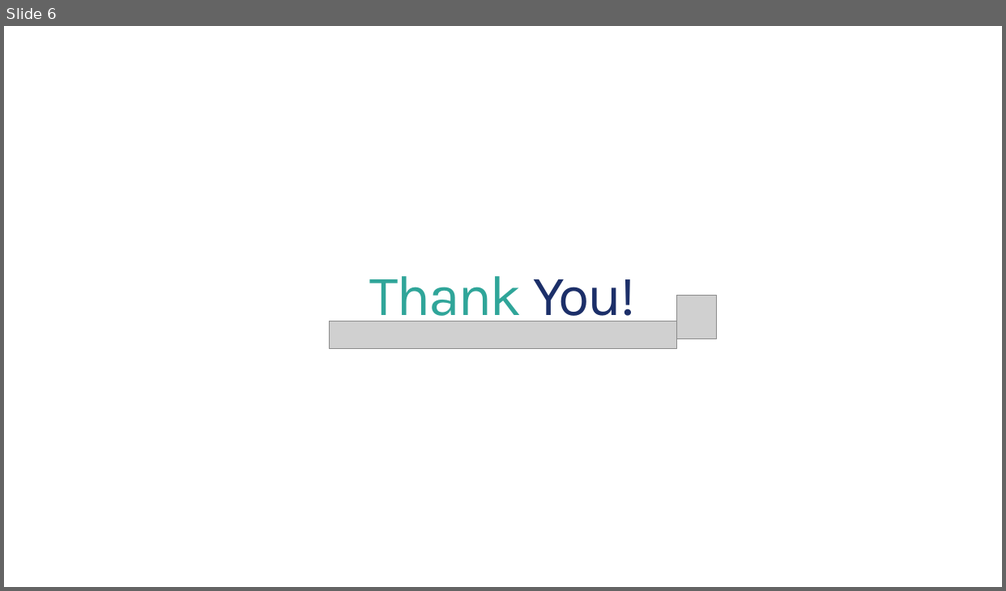
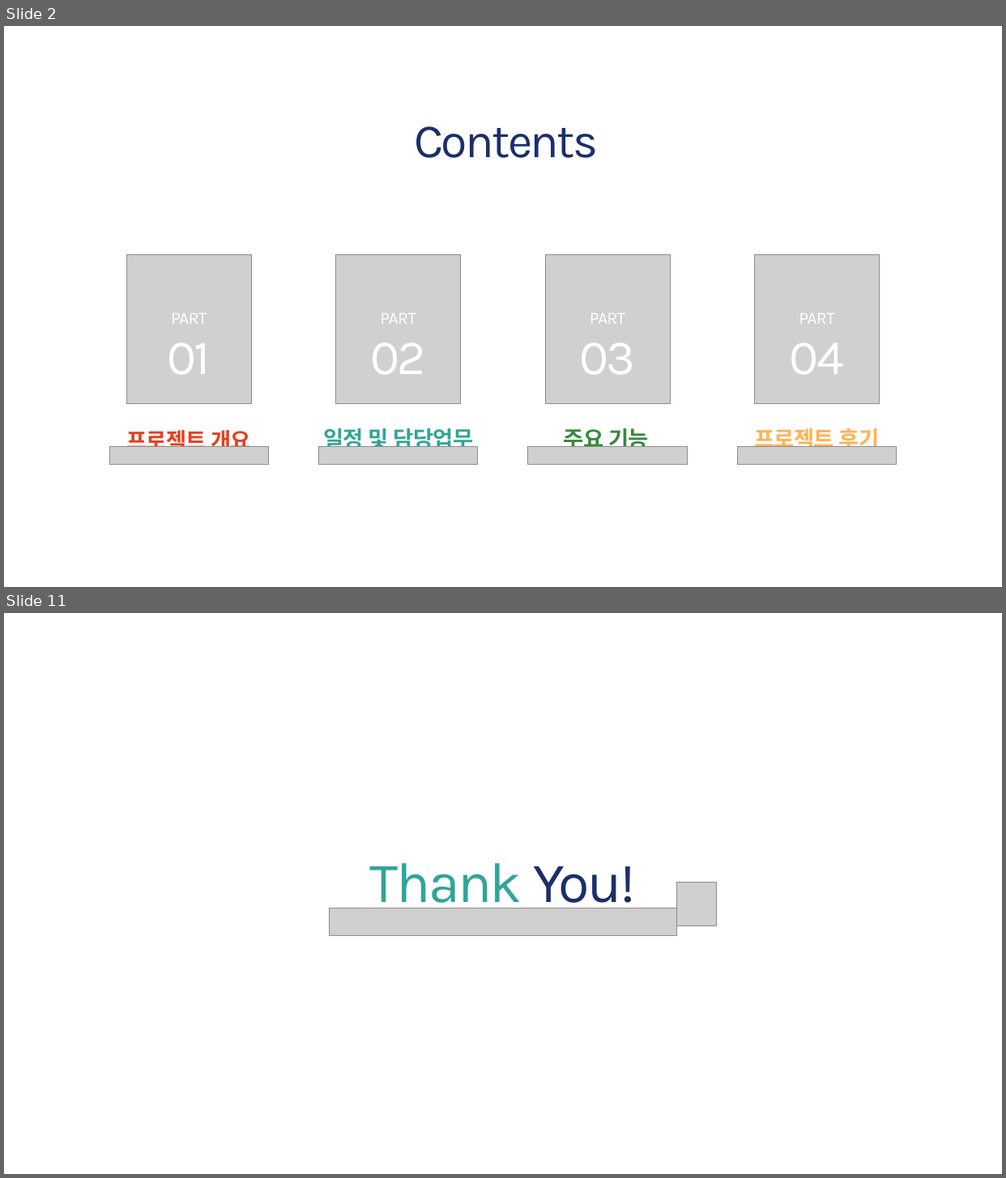
Before and after one commit to bhs0906/JavaFX_Oracle_Project, a slide deck: 3조_프로젝트2.pptx. Shown one above the other, each under a label of ours: slide 6 before the commit, slides 2 and 11 after it; the slides between them are not shown. The pictures are 1006x591 and 1006x1178 pixels, drawn with LibreOffice and Linux fonts; fonts in the diff are those of the drawing; grey boxes stand for pictures. Boxes give left, top, right and bottom in pixels: in the first picture for what was removed or moved away, otherwise in the second. Text is boxed around its words. In the diff, an @@ line names an element or a change of style, - is before the commit and + after.

```diff
--- a/3조_프로젝트2.pptx
+++ b/3조_프로젝트2.pptx
@@ slide 2 added at <box>4,26,1002,587</box>, background #FFFFFF @@
@@ text added at <box>414,126,598,158</box>, 69 pt, text #1C2F69 @@
+Contents
@@ picture added at <box>127,254,252,403</box> @@
@@ picture added at <box>336,254,461,403</box> @@
@@ picture added at <box>545,254,670,403</box> @@
@@ picture added at <box>754,254,879,403</box> @@
@@ text added at <box>171,314,206,324</box>, 25 pt, text #FFFFFF @@
+PART
@@ text added at <box>380,314,415,324</box>, 25 pt, text #FFFFFF @@
+PART
@@ text added at <box>590,314,625,324</box>, 25 pt, text #FFFFFF @@
+PART
@@ text added at <box>799,314,834,324</box>, 25 pt, text #FFFFFF @@
+PART
@@ text added at <box>167,344,211,374</box>, 71 pt, text #FFFFFF @@
+01
@@ text added at <box>370,344,426,374</box>, 71 pt, text #FFFFFF @@
+02
@@ text added at <box>579,344,635,374</box>, 71 pt, text #FFFFFF @@
+03
@@ text added at <box>790,344,844,374</box>, 71 pt, text #FFFFFF @@
+04
@@ text added at <box>126,427,252,447</box>, 32 pt, text #E3401F, bold @@
+프로젝트 개요
@@ text added at <box>323,425,473,447</box>, 32 pt, text #2FA599, bold @@
+일정 및 담당업무
@@ text added at <box>564,425,649,447</box>, 32 pt, text #358A3C, bold @@
+주요 기능
@@ text added at <box>755,425,880,453</box>, 32 pt, text #FFB352, bold @@
+프로젝트 후기
@@ picture added at <box>109,446,268,464</box> @@
@@ picture added at <box>319,446,478,464</box> @@
@@ picture added at <box>528,446,688,464</box> @@
@@ picture added at <box>738,446,897,464</box> @@
@@ what was slide 6 is now slide 11 @@
```
Also in this commit, not shown: 3 slides changed, 6 other slides added, 2 slides removed.
